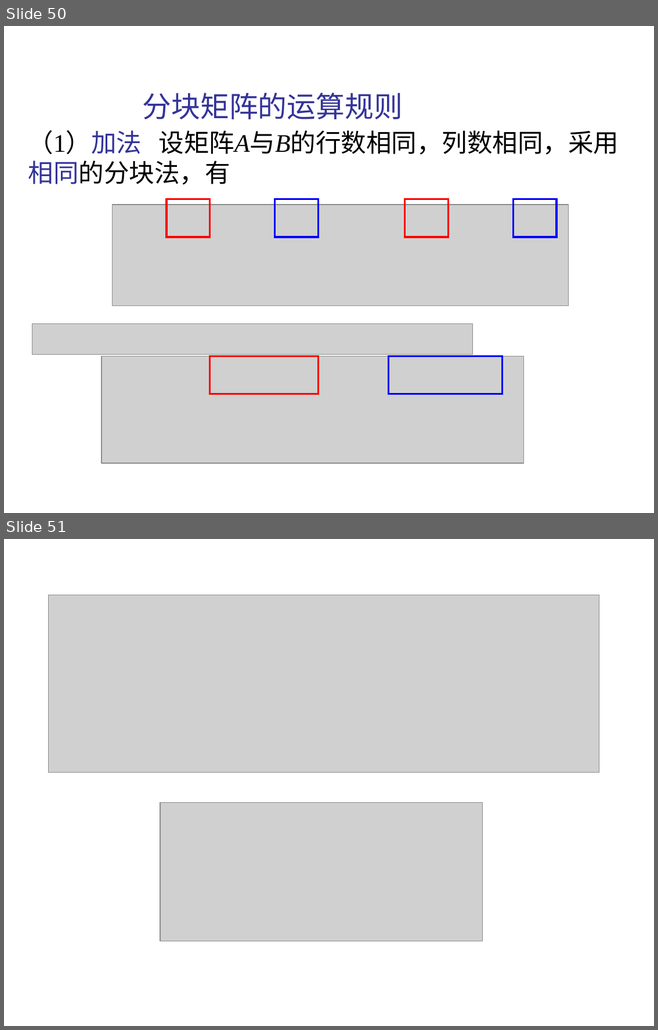
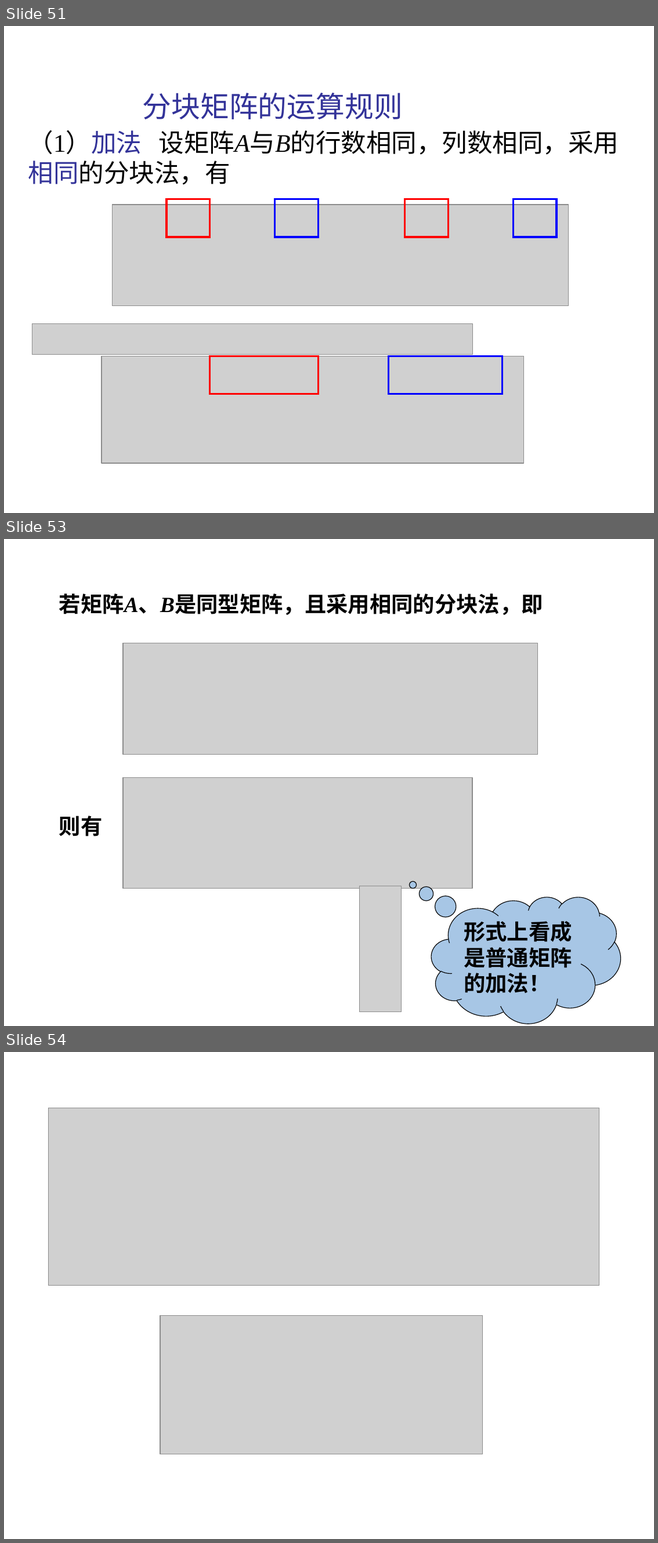
Before and after one commit to zhangbiaomath/zhangbiaomath.github.io, a slide deck: teaching/gaodai/ch4/高等代数第4章-矩阵.pptx. Shown one above the other, each under a label of ours: slides 50 and 51 before the commit, slides 51, 53 and 54 after it; the slides between them are not shown. The pictures are 658x1030 and 658x1543 pixels, drawn with LibreOffice and Linux fonts; fonts in the diff are those of the drawing; grey boxes stand for pictures. Boxes give left, top, right and bottom in pixels: in the first picture for what was removed or moved away, otherwise in the second. Text is boxed around its words. In the diff, an @@ line names an element or a change of style, - is before the commit and + after.

```diff
--- a/teaching/gaodai/ch4/高等代数第4章-矩阵.pptx
+++ b/teaching/gaodai/ch4/高等代数第4章-矩阵.pptx
@@ slide 53 added at <box>4,539,654,1026</box>, background #FFFFFF @@
@@ text added at <box>59,594,543,615</box>, 24 pt, text #000000, bold @@
+若矩阵A、B是同型矩阵，且采用相同的分块法，即
@@ picture added at <box>123,643,538,755</box> @@
@@ picture added at <box>123,777,473,889</box> @@
@@ text added at <box>59,816,103,837</box>, 24 pt, text #000000, bold @@
+则有
@@ picture added at <box>360,886,401,1012</box> @@
@@ thought cloud added at <box>431,897,620,1024</box>, fill #A7C6E5, outline #000000 0.75 pt, 24 pt, text #000000, bold @@
+形式上看成是普通矩阵的加法！
@@ what was slide 50 is now slide 51 @@
@@ what was slide 51 is now slide 54 @@
```
Also in this commit, not shown: 4 slides changed, 5 other slides added, 1 slide removed, 9 other files.
